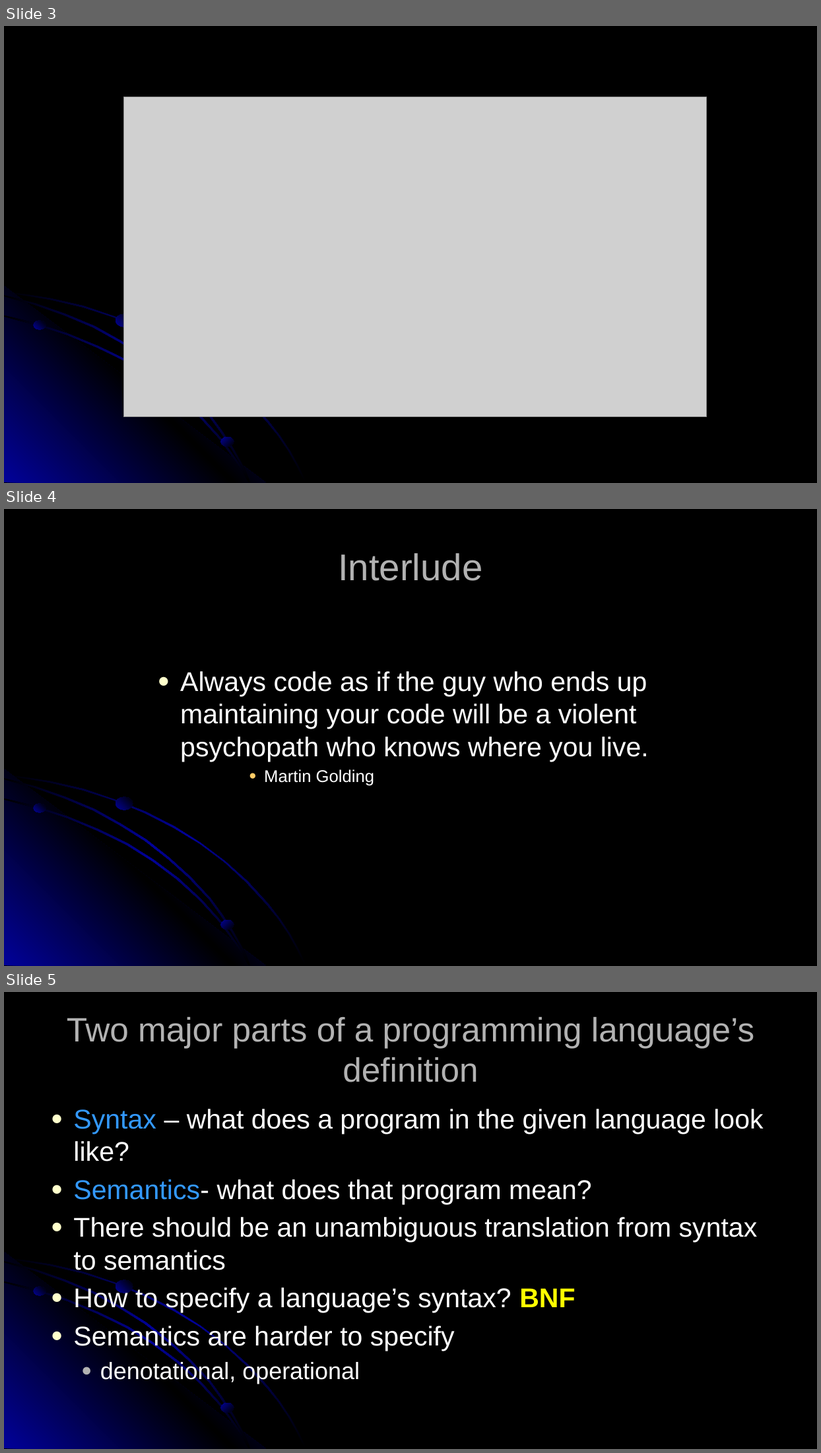
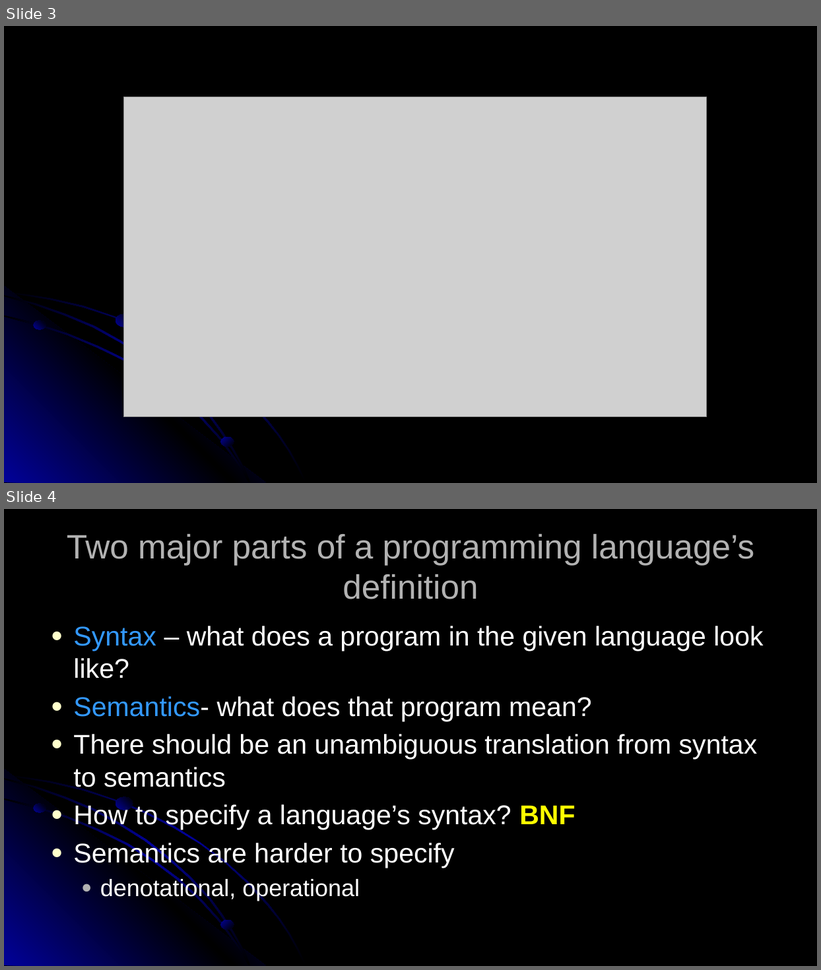
Before and after one commit to RHIT-CSSE/csse304, a slide deck: ClassMaterials/GrammarsAndLanguages/GrammarsAndLanguages.pptx. Shown one above the other, each under a label of ours: slides 3, 4 and 5 before the commit, slides 3 and 4 after it. The pictures are 821x1453 and 821x970 pixels, drawn with LibreOffice and Linux fonts; fonts in the diff are those of the drawing; grey boxes stand for pictures. Boxes give left, top, right and bottom in pixels: in the first picture for what was removed or moved away, otherwise in the second. Text is boxed around its words. In the diff, an @@ line names an element or a change of style, - is before the commit and + after.

```diff
--- a/ClassMaterials/GrammarsAndLanguages/GrammarsAndLanguages.pptx
+++ b/ClassMaterials/GrammarsAndLanguages/GrammarsAndLanguages.pptx
@@ slide 4 removed at (4, 509, 817, 966), background #000000; not listed: 7 template elements that a slide beside it also shows @@
@@ title removed at (338, 553, 483, 581) @@
-Interlude
@@ text removed at (180, 671, 649, 786) @@
-● Always code as if the guy who ends up maintaining your code will be a violent psychopath who knows where you live.
-      ● Martin Golding
@@ what was slide 5 is now slide 4 @@
```
Also in this commit, not shown: 1 slide added, 3 other files.
